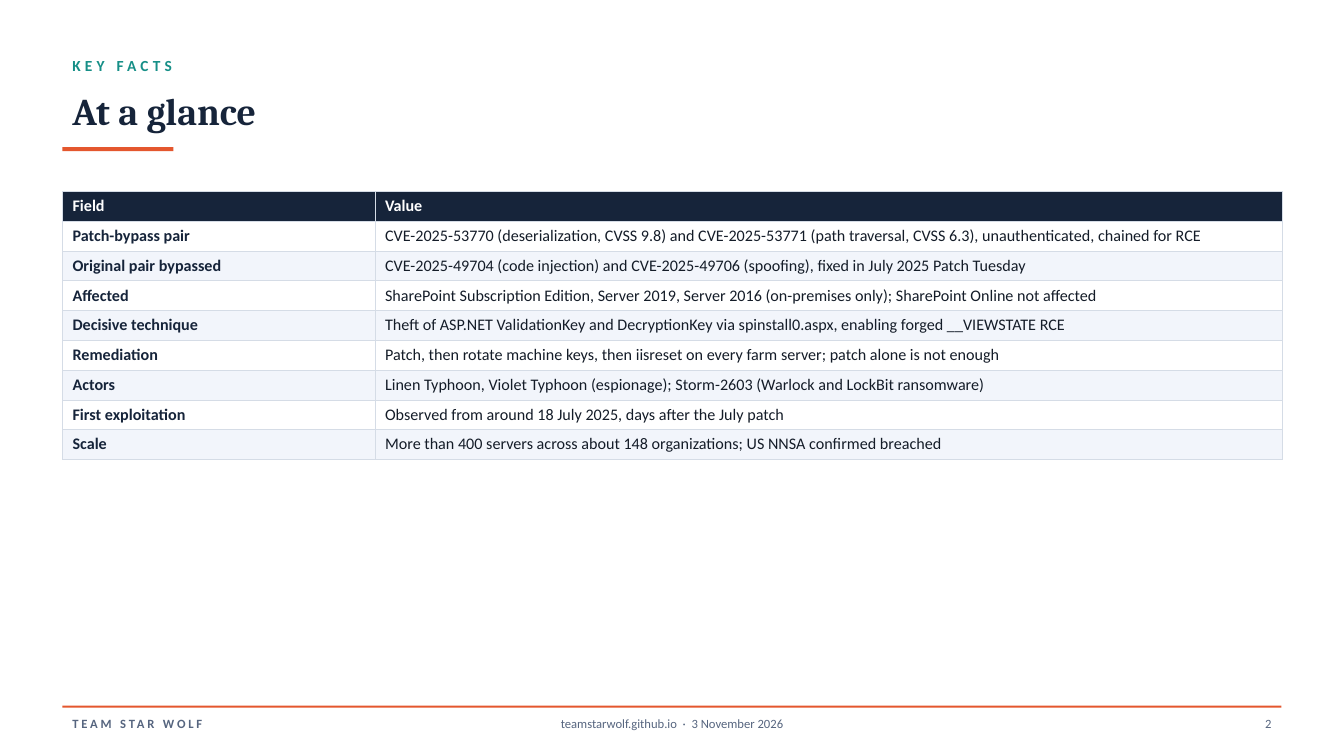
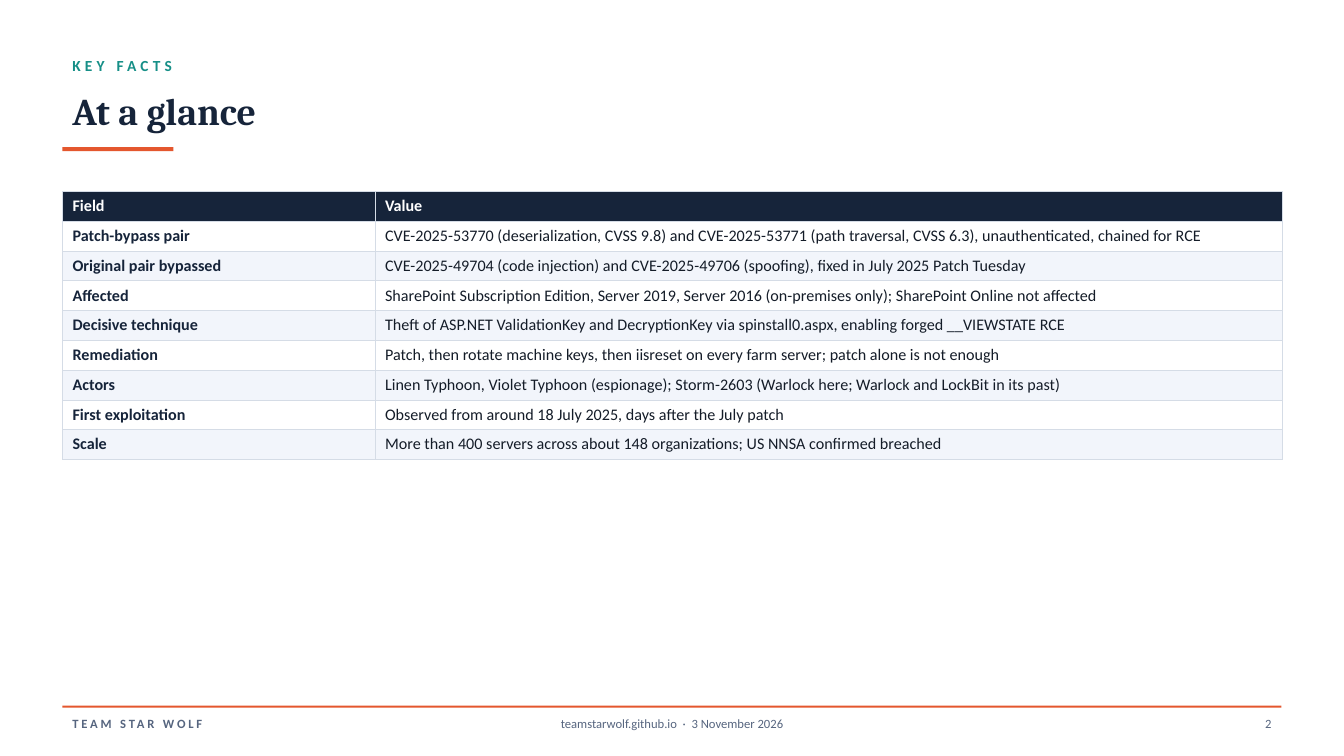
Before and after one commit to TeamStarWolf/TeamStarWolf, a slide deck: slide 3 of case-studies/slides/SharePoint_ToolShell_2025_Case_Study.pptx. Drawn at 1344x756 pixels with LibreOffice and Linux fonts; fonts in the diff are those of the drawing. Boxes give left, top, right and bottom in pixels: in the first picture for what was removed or moved away, otherwise in the second. Text is boxed around its words. In the diff, an @@ line names an element or a change of style, - is before the commit and + after.

```diff
--- a/case-studies/slides/SharePoint_ToolShell_2025_Case_Study.pptx
+++ b/case-studies/slides/SharePoint_ToolShell_2025_Case_Study.pptx
@@ table at (63,192,1282,456) @@
-row 7, column 2: Linen Typhoon, Violet Typhoon (espionage); Storm-2603 (Warlock and LockBit ransomware)
+row 7, column 2: Linen Typhoon, Violet Typhoon (espionage); Storm-2603 (Warlock here; Warlock and LockBit in its past)
```
Also in this commit, not shown: 2 other slides changed, 12 other files.
